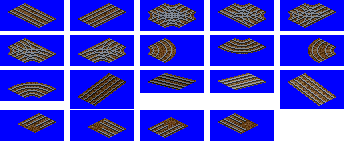
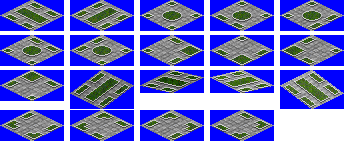
Revision of a layered 350x150 image; what changed, layer by layer:
added layer "WALK" above "WALK_SNOW" over [0,0,344,141]
added layer "WALK_SNOW" above "UGRT" over [0,0,344,141]
showed "UGRT" over [0,0,344,141]
showed "UGRT_SNOW" over [0,0,344,141]
hid "RAIL" over [8,3,336,138]
